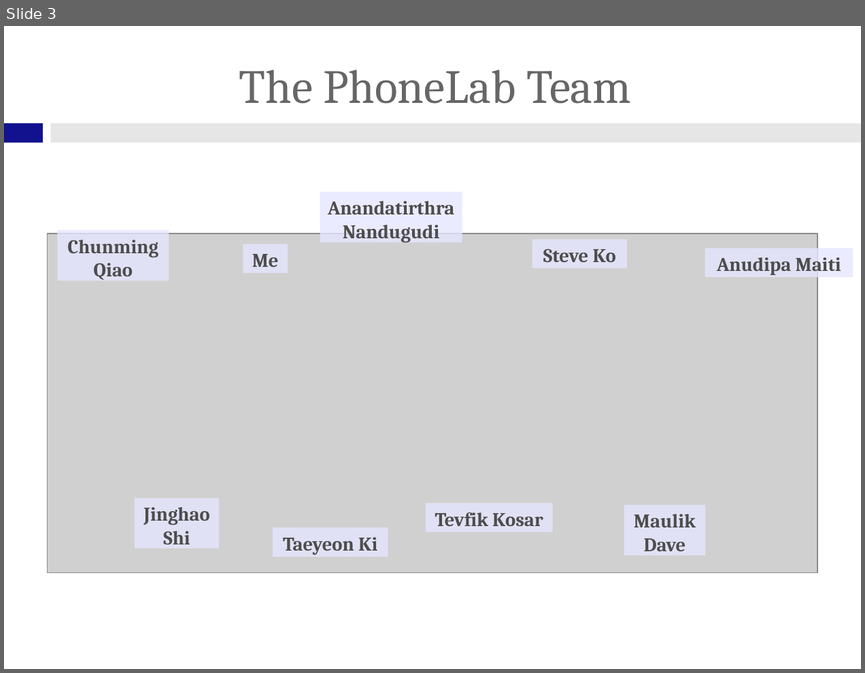
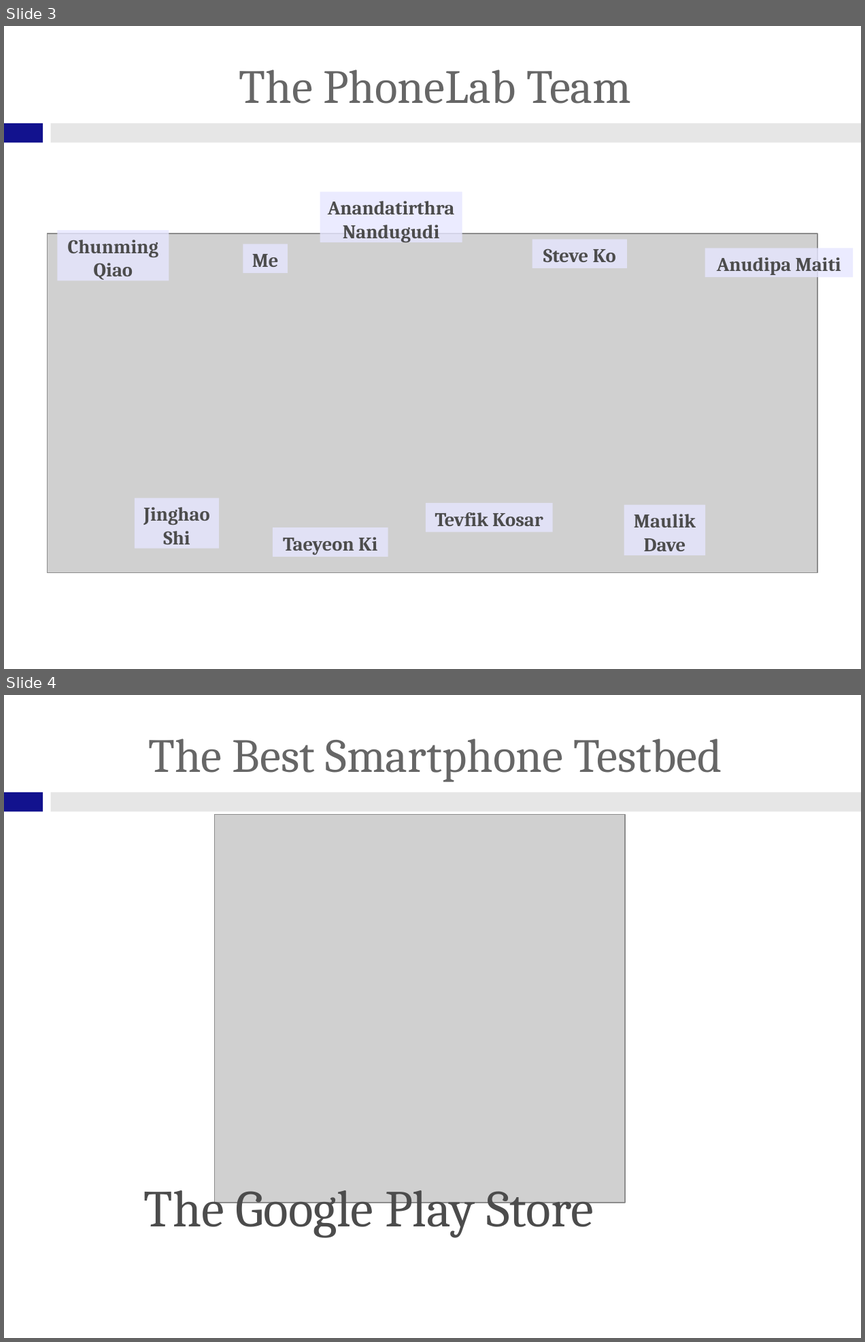
Before and after one commit to gchallen/talks.sensemine2013-phonelab, a slide deck: talk.odp. Shown one above the other, each under a label of ours: slide 3 before the commit, slides 3 and 4 after it. The pictures are 865x673 and 865x1342 pixels, drawn with LibreOffice and Linux fonts; fonts in the diff are those of the drawing; grey boxes stand for pictures; background and template pictures are left out. Boxes give left, top, right and bottom in pixels: in the first picture for what was removed or moved away, otherwise in the second. Text is boxed around its words. In the diff, an @@ line names an element or a change of style, - is before the commit and + after.

```diff
--- a/talk.odp
+++ b/talk.odp
@@ slide 4 added at [4,695,861,1338], background #FFFFFF; not listed: 2 template elements that a slide beside it also shows @@
@@ title added at [148,739,722,782], 44 pt, text #666666 @@
+The Best Smartphone Testbed
@@ picture added at [215,815,626,1203] @@
@@ text added at [144,1178,594,1237], 48 pt, text #4C4C4C @@
+The Google Play Store
```
Also in this commit, not shown: 4 other slides added, 1 slide removed, 8 other files.
